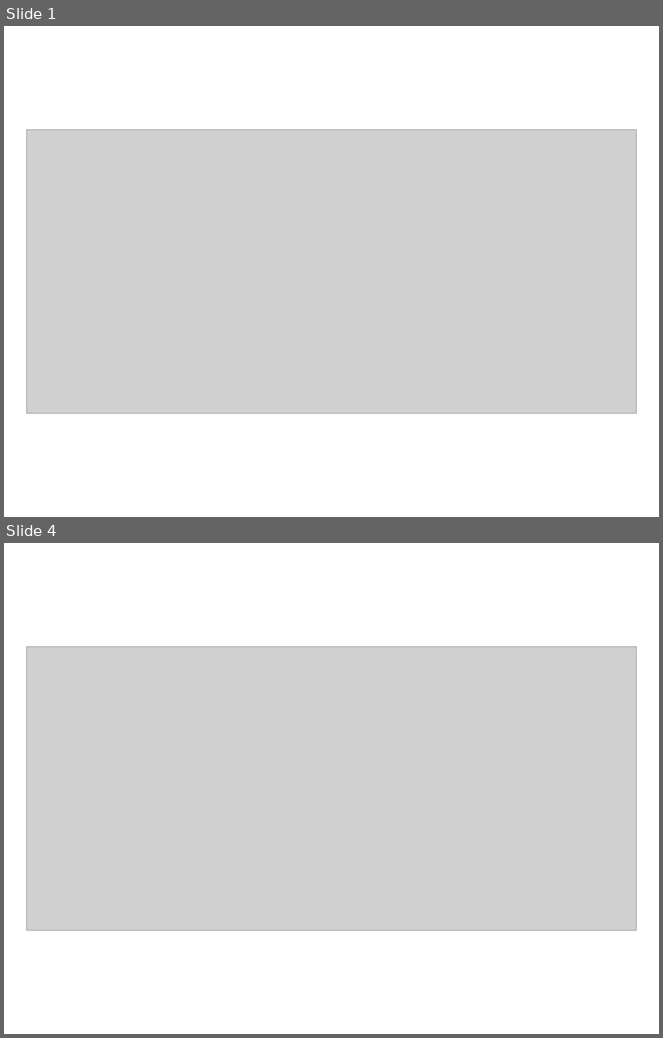
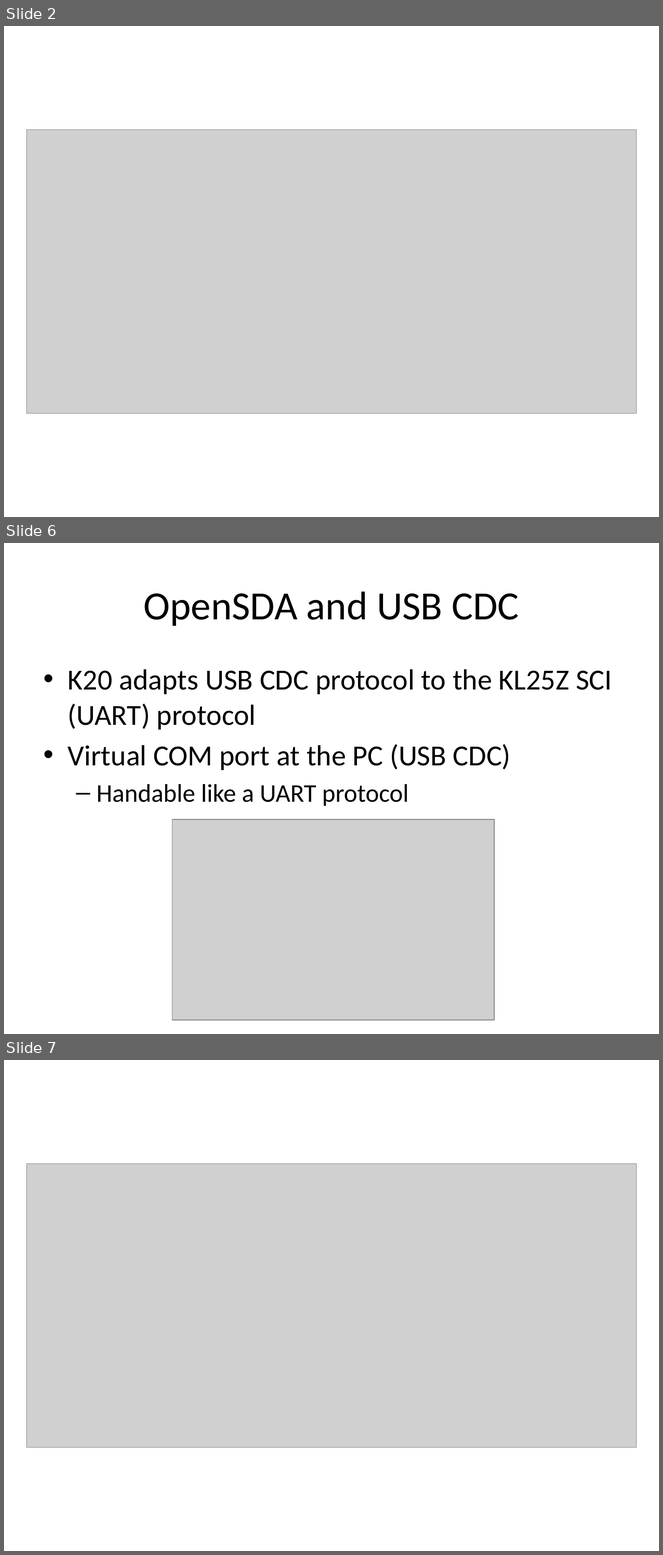
Before and after one commit to tgwalker1/TeamBrand, a slide deck: Recap/Recap_SW8_Andyteil.pptx. Shown one above the other, each under a label of ours: slides 1 and 4 before the commit, slides 2, 6 and 7 after it; the slides between them are not shown. The pictures are 663x1038 and 663x1555 pixels, drawn with LibreOffice and Linux fonts; fonts in the diff are those of the drawing; grey boxes stand for pictures. Boxes give left, top, right and bottom in pixels: in the first picture for what was removed or moved away, otherwise in the second. Text is boxed around its words. In the diff, an @@ line names an element or a change of style, - is before the commit and + after.

```diff
--- a/Recap/Recap_SW8_Andyteil.pptx
+++ b/Recap/Recap_SW8_Andyteil.pptx
@@ slide 6 added at [4,543,659,1034], background #FFFFFF @@
@@ title added at [143,591,519,626], 44 pt, text #000000 @@
+OpenSDA and USB CDC
@@ text added at [68,669,612,806], 32 pt, text #000000 @@
+• K20 adapts USB CDC protocol to the KL25Z SCI (UART) protocol
+• Virtual COM port at the PC (USB CDC)
+  – Handable like a UART protocol
@@ picture added at [172,820,495,1020] @@
@@ what was slide 1 is now slide 2 @@
@@ what was slide 4 is now slide 7 @@
```
Also in this commit, not shown: 6 other slides added, 1 other file.
